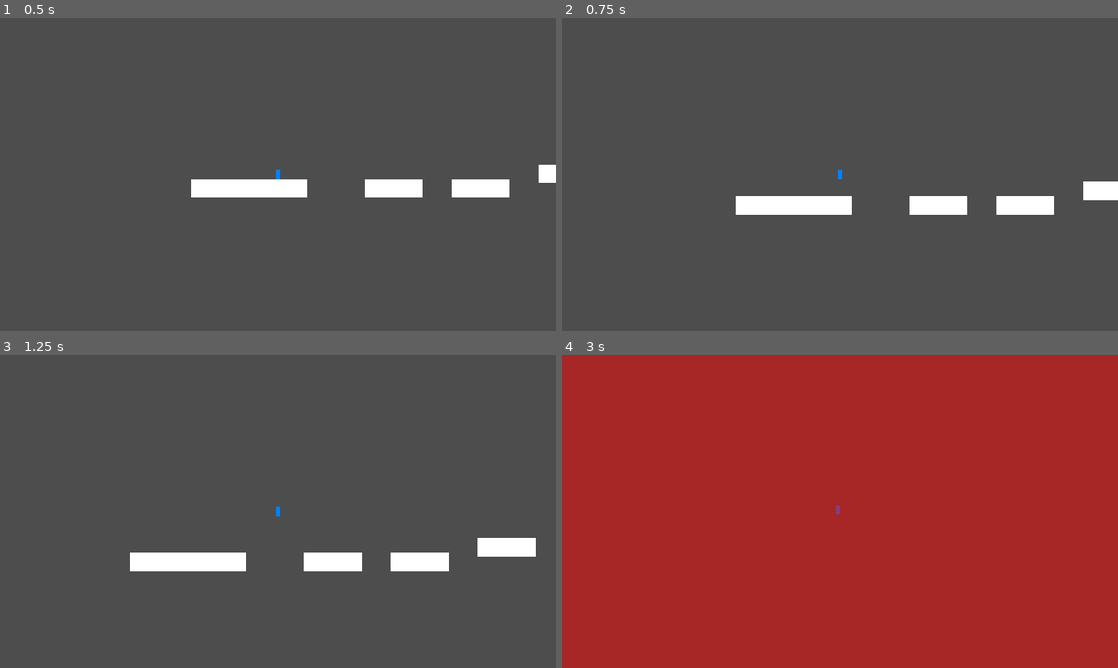
Above: before the commit, frames 1-4 (two rows, left to right).
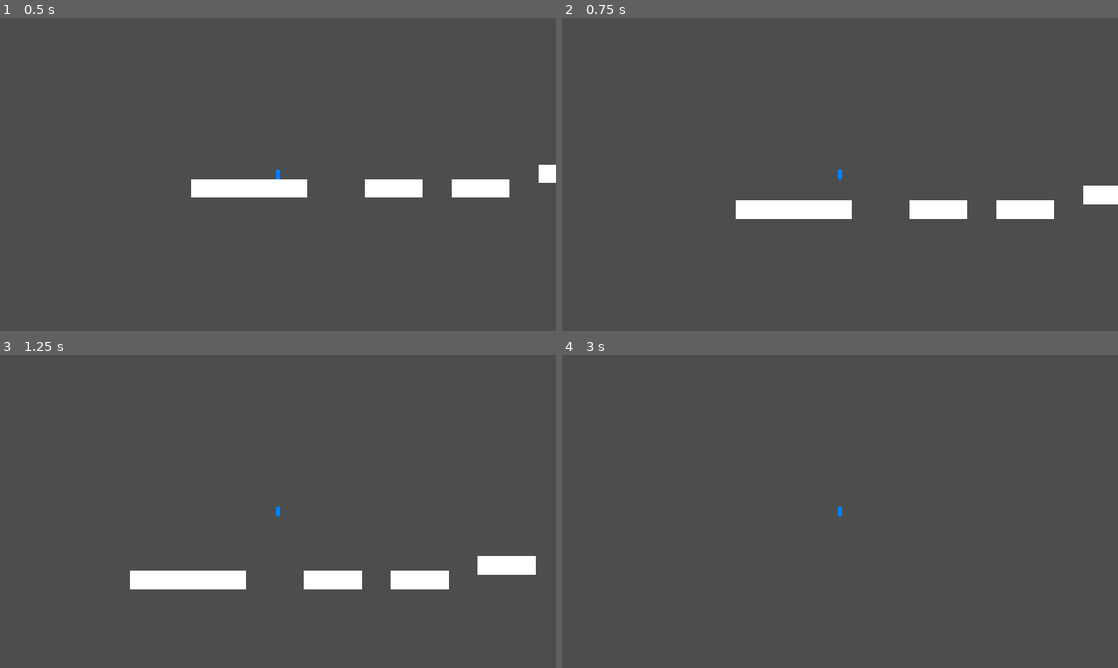
Above: after the commit, the same moments.

Repository: rajkrish0608/Definitely-Normal-Physics
Game: Godot game, scene res://scenes/TestLevel.tscn
Two runs of this game, one before a commit and one after it. Both use one fixed random seed, a clock stepped at 60 frames per second and the inputs below.
Inputs (mouse positions are in pixels of both pictures, inside the frame that each line leads up to):
- Up to frame 1 (0.5 s): no input
- Up to frame 2 (0.75 s): tap Enter at 0.5 s; move the mouse to (962, 158) at 0.52 s; hold D (move_right) from 0.53 s (still down); tap Space (jump) at 0.6 s; click (962, 158) at 0.67 s
- Up to frame 3 (1.25 s): keep holding D (move_right); tap Space (jump) at 0.77, 1.07 s
- Up to frame 4 (3 s): release D (move_right) at 1.25 s; drag from (728, 527) to (979, 545) at 1.27 s; move the mouse to (895, 442) at 2.02 s; hold D (move_right) 2.03-2.75 s; tap Space (jump) at 2.1 s; drag from (812, 574) to (673, 464) at 2.77 s

Frame 1 is identical in both runs. In frame 2, 1.3% of the frame differs, in the area x 31-100%, y 52-65%; in frame 3, 6.1%; in frame 4, 100%, in the area x 0-100%, y 0-100%.

Commit message:
Fix project.godot formatting and add jump debug prints

Diff:
--- a/project.godot
+++ b/project.godot
@@ -40,15 +40,22 @@
 
 move_left={
 "deadzone": 0.5,
-"events": [Object(InputEventKey,"resource_local_to_scene":fa …(197 unchanged characters)… "unicode":97,"echo":false,"script":null), Object(InputEventKey,"resource_local_to_scene":false,"resource_name":"","device":-1,"window_id":0,"alt_pressed":false,"shift_pressed":false,"ctrl_pressed":false,"meta_pressed":false,"pressed":false,"keycode":0,"physical_keycode":4194319,"key_label":0,"unicode":0,"echo":false,"script":null)]
+"events": [Object(InputEventKey,"resource_local_to_scene":fa …(197 unchanged characters)… "unicode":97,"echo":false,"script":null)
+, Object(InputEventKey,"resource_local_to_scene":false,"resource_name":"","device":-1,"window_id":0,"alt_pressed":false,"shift_pressed":false,"ctrl_pressed":false,"meta_pressed":false,"pressed":false,"keycode":0,"physical_keycode":4194319,"key_label":0,"unicode":0,"echo":false,"script":null)
+]
 }
 move_right={
 "deadzone": 0.5,
-"events": [Object(InputEventKey,"resource_local_to_scene":fa …(198 unchanged characters)… unicode":100,"echo":false,"script":null), Object(InputEventKey,"resource_local_to_scene":false,"resource_name":"","device":-1,"window_id":0,"alt_pressed":false,"shift_pressed":false,"ctrl_pressed":false,"meta_pressed":false,"pressed":false,"keycode":0,"physical_keycode":4194321,"key_label":0,"unicode":0,"echo":false,"script":null)]
+"events": [Object(InputEventKey,"resource_local_to_scene":fa …(198 unchanged characters)… unicode":100,"echo":false,"script":null)
+, Object(InputEventKey,"resource_local_to_scene":false,"resource_name":"","device":-1,"window_id":0,"alt_pressed":false,"shift_pressed":false,"ctrl_pressed":false,"meta_pressed":false,"pressed":false,"keycode":0,"physical_keycode":4194321,"key_label":0,"unicode":0,"echo":false,"script":null)
+]
 }
 jump={
 "deadzone": 0.5,
-"events": [Object(InputEventKey,"resource_local_to_scene":fa …(197 unchanged characters)… "unicode":32,"echo":false,"script":null), Object(InputEventKey,"resource_local_to_scene":false,"resource_name":"","device":-1,"window_id":0,"alt_pressed":false,"shift_pressed":false,"ctrl_pressed":false,"meta_pressed":false,"pressed":false,"keycode":0,"physical_keycode":87,"key_label":0,"unicode":119,"echo":false,"script":null), Object(InputEventKey,"resource_local_to_scene":false,"resource_name":"","device":-1,"window_id":0,"alt_pressed":false,"shift_pressed":false,"ctrl_pressed":false,"meta_pressed":false,"pressed":false,"keycode":0,"physical_keycode":4194320,"key_label":0,"unicode":0,"echo":false,"script":null)]
+"events": [Object(InputEventKey,"resource_local_to_scene":fa …(197 unchanged characters)… "unicode":32,"echo":false,"script":null)
+, Object(InputEventKey,"resource_local_to_scene":false,"resource_name":"","device":-1,"window_id":0,"alt_pressed":false,"shift_pressed":false,"ctrl_pressed":false,"meta_pressed":false,"pressed":false,"keycode":0,"physical_keycode":87,"key_label":0,"unicode":119,"echo":false,"script":null)
+, Object(InputEventKey,"resource_local_to_scene":false,"resource_name":"","device":-1,"window_id":0,"alt_pressed":false,"shift_pressed":false,"ctrl_pressed":false,"meta_pressed":false,"pressed":false,"keycode":0,"physical_keycode":4194320,"key_label":0,"unicode":0,"echo":false,"script":null)
+]
 }
 pause={
 "deadzone": 0.5,
--- a/scripts/physics_states/DoubleJump.gd
+++ b/scripts/physics_states/DoubleJump.gd
@@ -12,14 +12,14 @@
 func handle_jump(player: CharacterBody2D, velocity: Vector2, jump_velocity: float) -> Vector2:
 	if player.is_on_floor():
 		AudioManager.play_sfx("jump")
-		velocity.y = jump_velocity * jump_multiplier
-		return velocity
+		return super.handle_jump(player, velocity, jump_velocity)
 	elif _can_double_jump:
 		_can_double_jump = false
 		AudioManager.play_sfx("jump") # Different sound ideally
-		velocity.y = jump_velocity * jump_multiplier
 		ParticleFactory.impact(player.global_position, Color.CYAN, 5) # Visual feedback
-		return velocity
+		return super.handle_jump(player, velocity, jump_velocity)
+
+	return velocity
 
 	return velocity
 
--- a/scripts/player/PlayerController.gd
+++ b/scripts/player/PlayerController.gd
@@ -18,7 +18,7 @@
 const BASE_SPEED: float = 300.0
 
 ## Base jump velocity (negative = upward).
-const BASE_JUMP_VELOCITY: float = 500.0
+const BASE_JUMP_VELOCITY: float = 600.0
 
 ## Acceleration when starting/changing direction (pixels/s²).
 const ACCELERATION: float = 2000.0
@@ -110,6 +110,9 @@
 		velocity.x = move_toward(velocity.x, 0, decel)
 
 	# ── Jump ──
+	if Input.is_action_just_pressed("jump"):
+		print("[PlayerController] Jump action detected! Floor: ", is_on_floor(), " Coyote: ", _coyote_timer)
+
 	if _is_jump_pressed(input_delay, delta):
 		if is_on_floor() or _coyote_timer > 0 or PhysicsManager.current_state.get_state_name() == "DoubleJump":
 			# Use the state's handle_jump for custom logic
